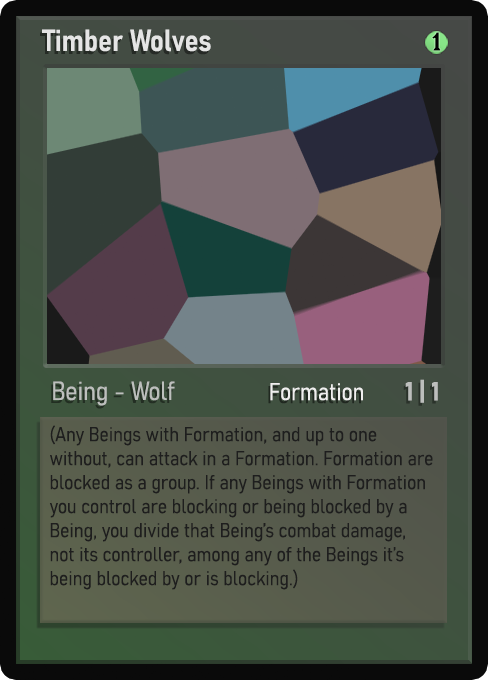
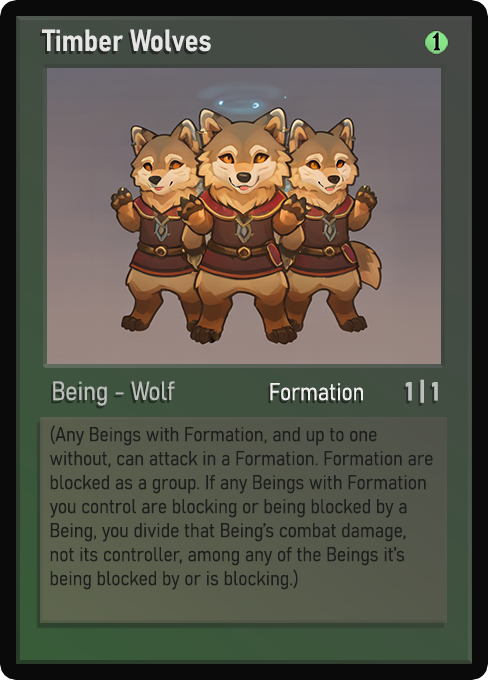
Before/after of a 488px x 680px layered artwork. What changed in the layer stack:
painted on "Name" over [67, 35, 211, 52]
painted on "Class" over [53, 381, 160, 405]
painted on "Ability" over [281, 387, 358, 401]
painted on "Desc_small" over [52, 427, 433, 590]
painted on "Artwork" over [47, 68, 441, 364]
